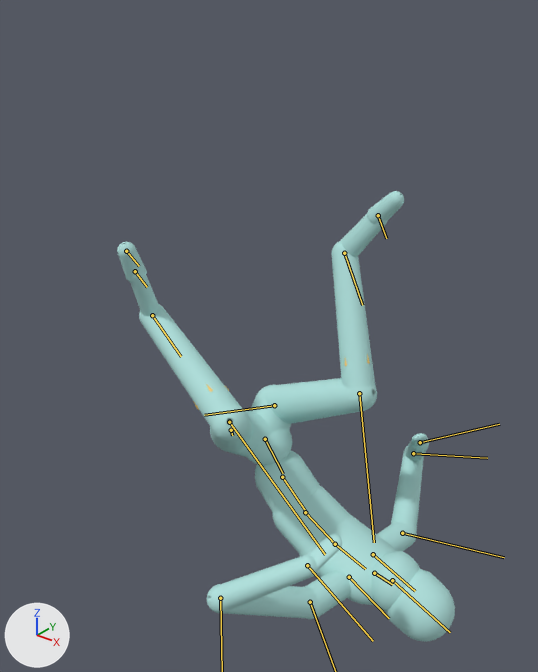
The glTF model assets/samples/windmill/windmill_humanoid.glb: old version first, new version second.
One viewpoint serves both versions: a camera (50 mm lens) standing at (1.265, -1.561, 1.667) and looking at (0.021, -0.006, 0.703). Every picture has the same lights, and +X, +Y and +Z are marked at lower left. The older version comes first. Both versions are drawn at frame 56 of the action 'windmill'; the numbers are the values there. The bones that change, and the others that lie on the model, are drawn over the model as lines.

Objects in the first picture: 'bones', 'mannequin'.
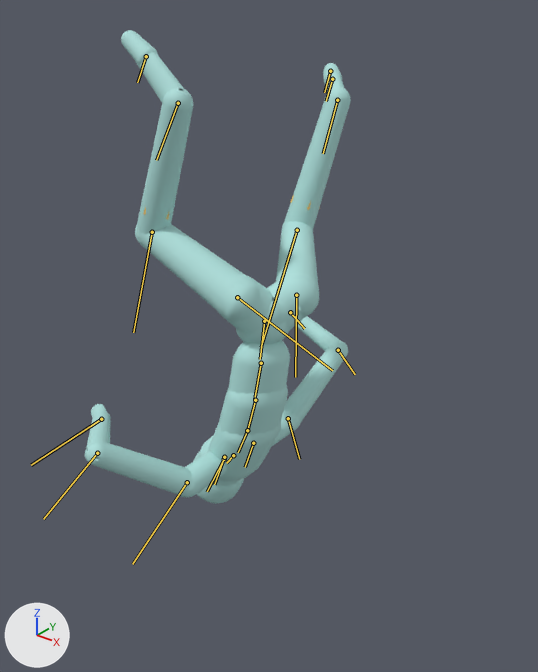
Pixel boxes [x1, y1, x2, y2] of what changed, in the pictures (538 x 672 px):
'mannequin', posed (21% narrower): before [117, 191, 455, 642]; after [85, 30, 351, 504]
'bones', posed (mostly hidden): before [193, 353, 370, 410]; after [143, 195, 320, 220]
bone 'Hips', root to tip: before (265, 439) to (283, 473); after (264, 321) to (260, 359)
bone 'Spine', root to tip: before (282, 477) to (306, 512); after (261, 363) to (254, 399)
bone 'Spine1', root to tip: before (305, 512) to (335, 544); after (255, 400) to (247, 430)
bone 'Spine2', root to tip: before (335, 544) to (365, 569); after (247, 430) to (238, 452)
bone 'Neck', root to tip: before (374, 573) to (392, 584); after (233, 455) to (226, 463)
bone 'Head', root to tip: before (392, 580) to (450, 632); after (224, 459) to (207, 491)
bone 'LeftShoulder', root to tip: before (349, 577) to (389, 618); after (253, 443) to (245, 467)
bone 'LeftHand', root to tip: before (307, 565) to (373, 641); after (290, 312) to (304, 328)
bone 'RightShoulder', root to tip: before (373, 554) to (415, 591); after (224, 457) to (214, 484)
bone 'RightArm', root to tip: before (402, 533) to (504, 557); after (187, 482) to (132, 564)
bone 'RightForeArm', root to tip: before (413, 453) to (487, 458); after (97, 453) to (43, 519)
bone 'RightHand', root to tip: before (420, 442) to (499, 424); after (101, 419) to (31, 465)
bone 'LeftUpLeg', root to tip: before (231, 430) to (232, 435); after (296, 295) to (295, 377)
bone 'LeftLeg', root to tip: before (229, 422) to (325, 554); after (297, 230) to (261, 347)
bone 'LeftFoot', root to tip: before (152, 315) to (181, 356); after (337, 100) to (323, 153)
bone 'RightUpLeg', root to tip: before (274, 405) to (204, 415); after (237, 297) to (332, 370)
bone 'RightLeg', root to tip: before (359, 393) to (374, 542); after (152, 232) to (133, 332)
bone 'RightFoot', root to tip: before (344, 253) to (362, 305); after (178, 103) to (156, 160)

The change in detail:
Bone 'Hips' (bone_hips) moves from (0.0, -0.601, 0.0) to (0.0, -0.185, 0.0).
Bone 'Hips' (bone_hips) turns from (19, -82, -160) to (166, 62, -16) degrees about its own x, y and z.
Bone 'Spine' (bone_spine) turns from (10, 0, 1) to (7, -6, -2) degrees about its own x, y and z.
Bone 'Spine1' (bone_spine1) turns from (15, -1, 1) to (8, -6, -1) degrees about its own x, y and z.
Bone 'Spine2' (bone_spine2) turns from (11, 0, 1) to (8, -6, -1) degrees about its own x, y and z.
Bone 'Neck' (bone_neck) turns from (10, -2, 1) to (13, -3, 1) degrees about its own x, y and z.
Bone 'Head' (bone_head) turns from (-19, -13, 5) to (-11, -14, 4) degrees about its own x, y and z.
Bone 'LeftShoulder' (bone_leftshoulder) turns from (0, -7, -8) to (2, -7, -8) degrees about its own x, y and z.
Bone 'LeftArm' (bone_leftarm) turns from (-9, -21, -17) to (-11, -12, -16) degrees about its own x, y and z.
Bone 'LeftForeArm' (bone_leftforearm) turns from (8, -114, -22) to (-15, -77, 1) degrees about its own x, y and z.
Bone 'LeftHand' (bone_lefthand) turns from (7, -5, -30) to (-4, -4, -11) degrees about its own x, y and z.
Bone 'RightShoulder' (bone_rightshoulder) turns from (1, -7, -4) to (0, -6, -2) degrees about its own x, y and z.
Bone 'RightArm' (bone_rightarm) turns from (8, 16, 34) to (-6, 30, 33) degrees about its own x, y and z.
Bone 'RightForeArm' (bone_rightforearm) turns from (-11, 118, -2) to (-6, 109, 1) degrees about its own x, y and z.
Bone 'RightHand' (bone_righthand) turns from (-16, -1, 7) to (-20, -9, -7) degrees about its own x, y and z.
Bone 'LeftUpLeg' (bone_leftupleg) turns from (-81, 30, 8) to (-67, 21, 11) degrees about its own x, y and z.
Bone 'LeftLeg' (bone_leftleg) turns from (111, 3, -9) to (68, -2, -6) degrees about its own x, y and z.
Bone 'LeftFoot' (bone_leftfoot) turns from (-2, 0, 0) to (4, 4, -3) degrees about its own x, y and z.
Bone 'RightUpLeg' (bone_rightupleg) turns from (-100, -12, -16) to (-65, -28, -13) degrees about its own x, y and z.
Bone 'RightLeg' (bone_rightleg) turns from (90, 4, 4) to (90, 0, 5) degrees about its own x, y and z.
Bone 'RightFoot' (bone_rightfoot) turns from (10, 0, 9) to (1, 2, 13) degrees about its own x, y and z.
